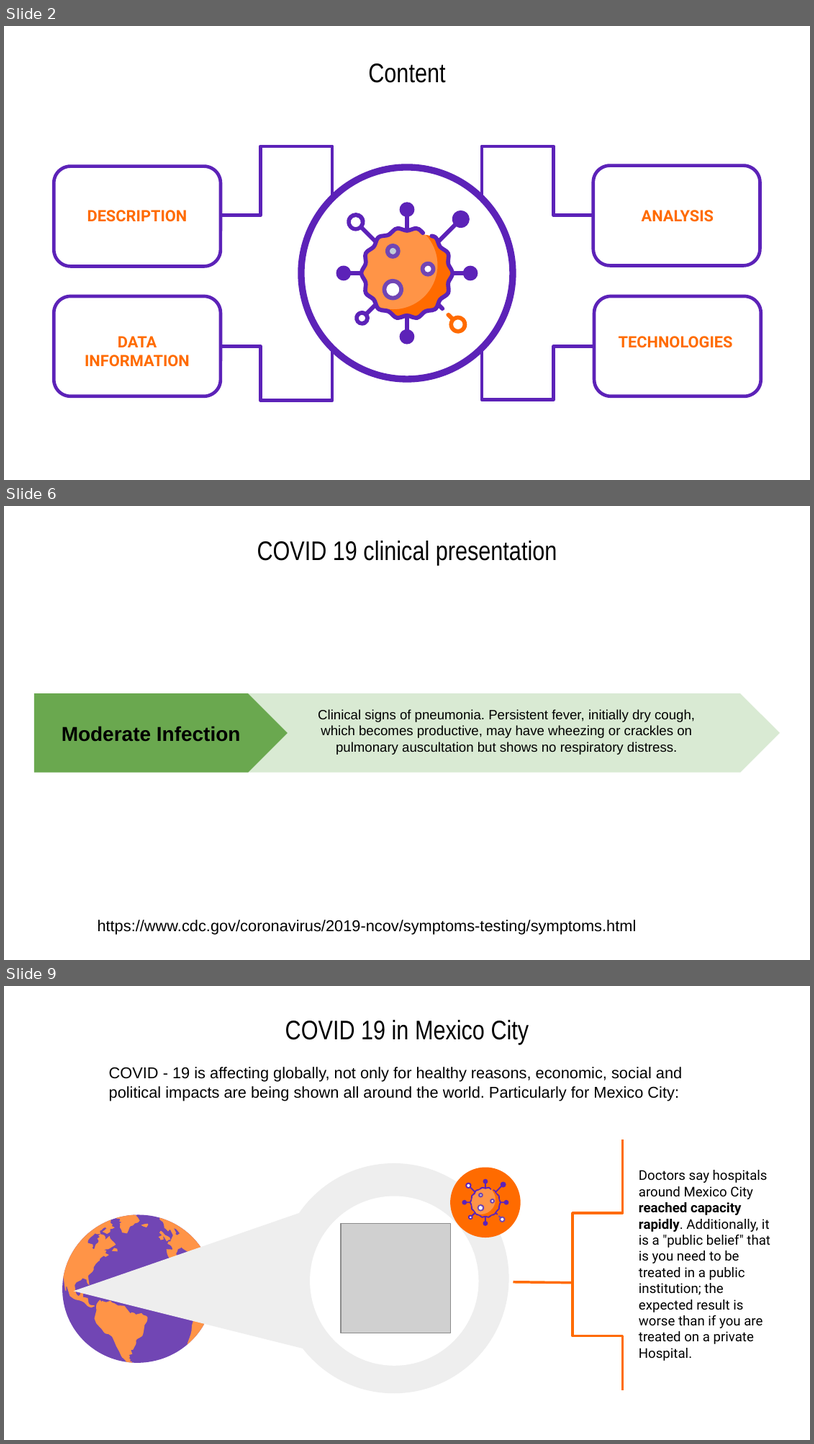
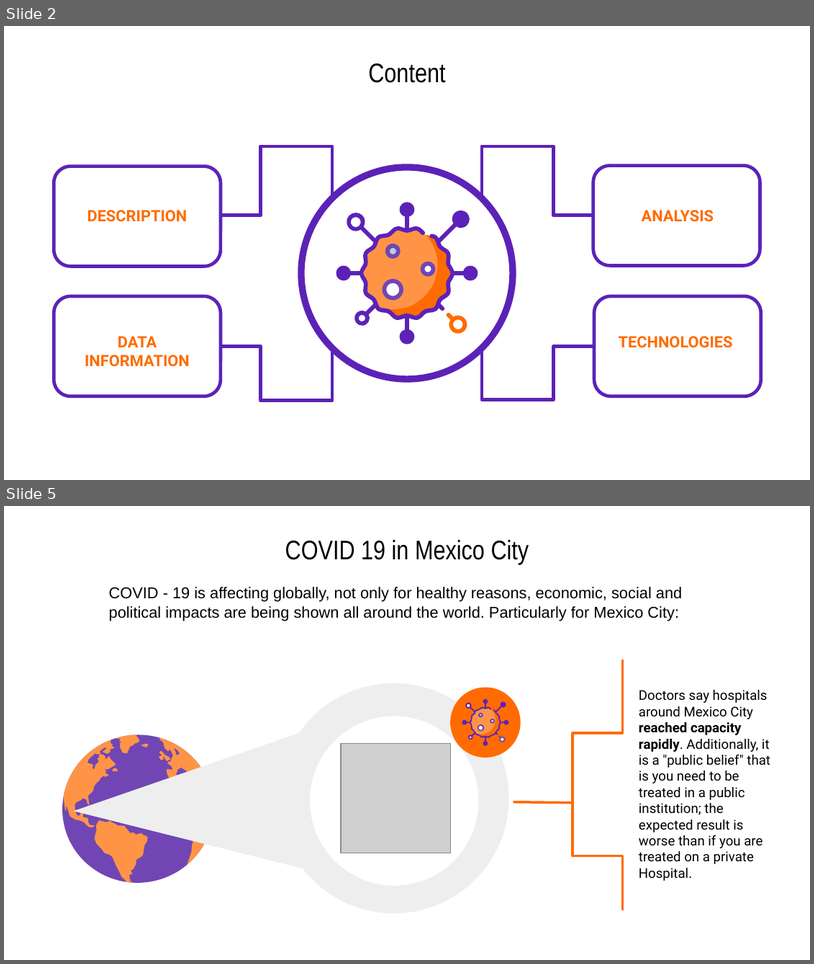
Before and after one commit to CharlyHdz13/Data_Analytics_Final_Project_T2, a slide deck: PPT_Resources/COVID 19 in Mexico City.pptx. Shown one above the other, each under a label of ours: slides 2, 6 and 9 before the commit, slides 2 and 5 after it; the slides between them are not shown. The pictures are 814x1444 and 814x964 pixels, drawn with LibreOffice and Linux fonts; fonts in the diff are those of the drawing; grey boxes stand for pictures. Boxes give left, top, right and bottom in pixels: in the first picture for what was removed or moved away, otherwise in the second. Text is boxed around its words. In the diff, an @@ line names an element or a change of style, - is before the commit and + after.

```diff
--- a/PPT_Resources/COVID 19 in Mexico City.pptx
+++ b/PPT_Resources/COVID 19 in Mexico City.pptx
@@ slide 6 removed at bbox=[4, 506, 810, 960], background #FFFFFF @@
@@ title removed at bbox=[257, 541, 558, 565] @@
-COVID 19 clinical presentation
@@ pentagon arrow removed at bbox=[34, 693, 779, 772] @@
@@ pentagon arrow removed at bbox=[34, 693, 287, 772] @@
-Moderate Infection
@@ text removed at bbox=[318, 709, 695, 754] @@
-Clinical signs of pneumonia. Persistent fever, initially dry cough, which becomes productive, may have wheezing or crackles on pulmonary auscultation but shows no respiratory distress.
@@ text removed at bbox=[98, 919, 637, 934] @@
-https://www.cdc.gov/coronavirus/2019-ncov/symptoms-testing/symptoms.html
@@ what was slide 9 is now slide 5 @@
```
Also in this commit, not shown: 4 slides changed, 3 other slides removed.
